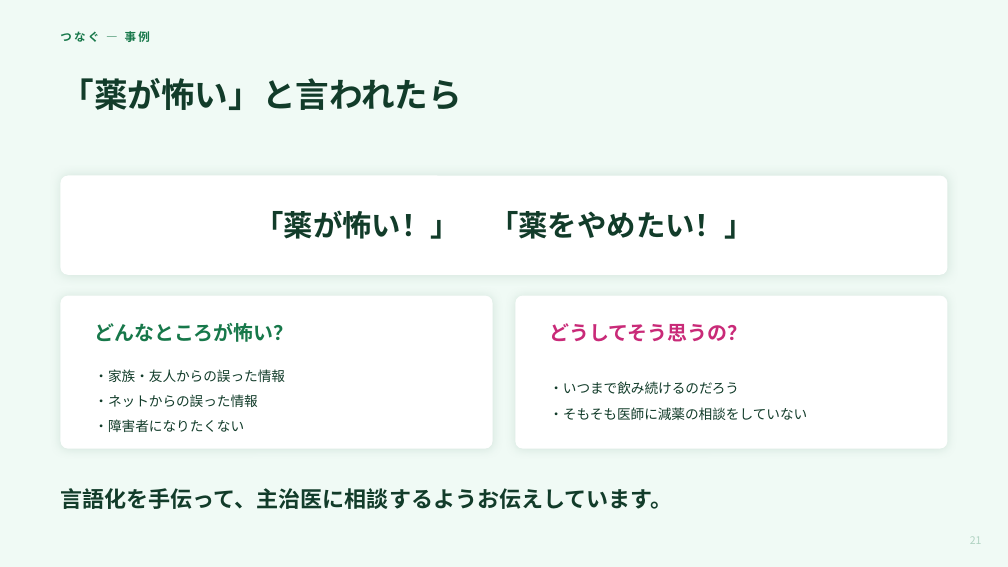
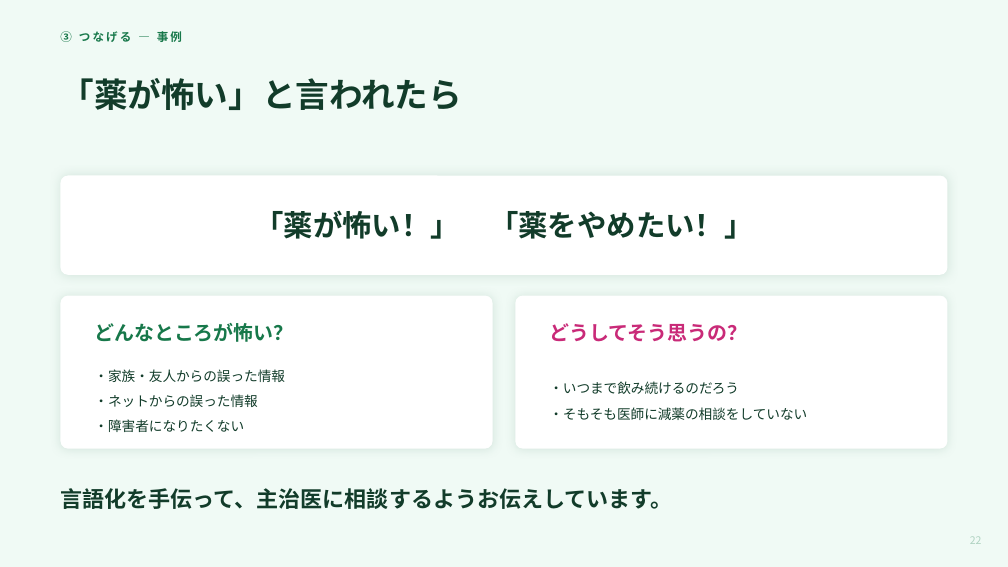
Before and after one commit to mananyon/manayonekura, a slide deck: slide 22 of docs/slides/20261016APNET/APNET本番版.pptx (slide 21 before the commit). Drawn at 1008x567 pixels with LibreOffice and Linux fonts; fonts in the diff are those of the drawing. Boxes give left, top, right and bottom in pixels: in the first picture for what was removed or moved away, otherwise in the second. Text is boxed around its words. In the diff, an @@ line names an element or a change of style, - is before the commit and + after.

```diff
--- a/docs/slides/20261016APNET/APNET本番版.pptx
+++ b/docs/slides/20261016APNET/APNET本番版.pptx
@@ text at bbox=[60, 31, 182, 42]: text changed @@
-つなぐ ― 事例
+③ つなげる ― 事例
```
Also in this commit, not shown: 49 other slides changed, 2 slides added, 2 other files.
